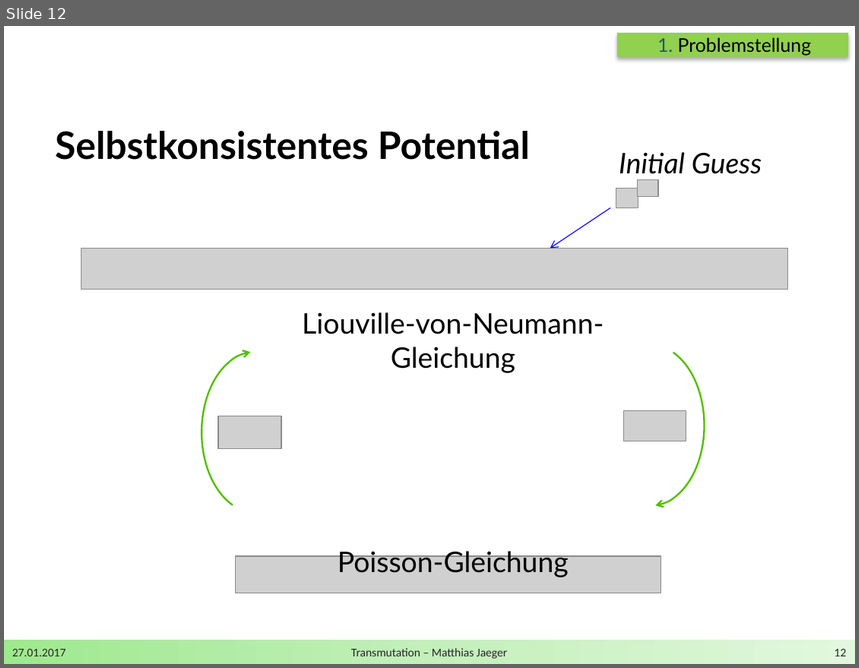
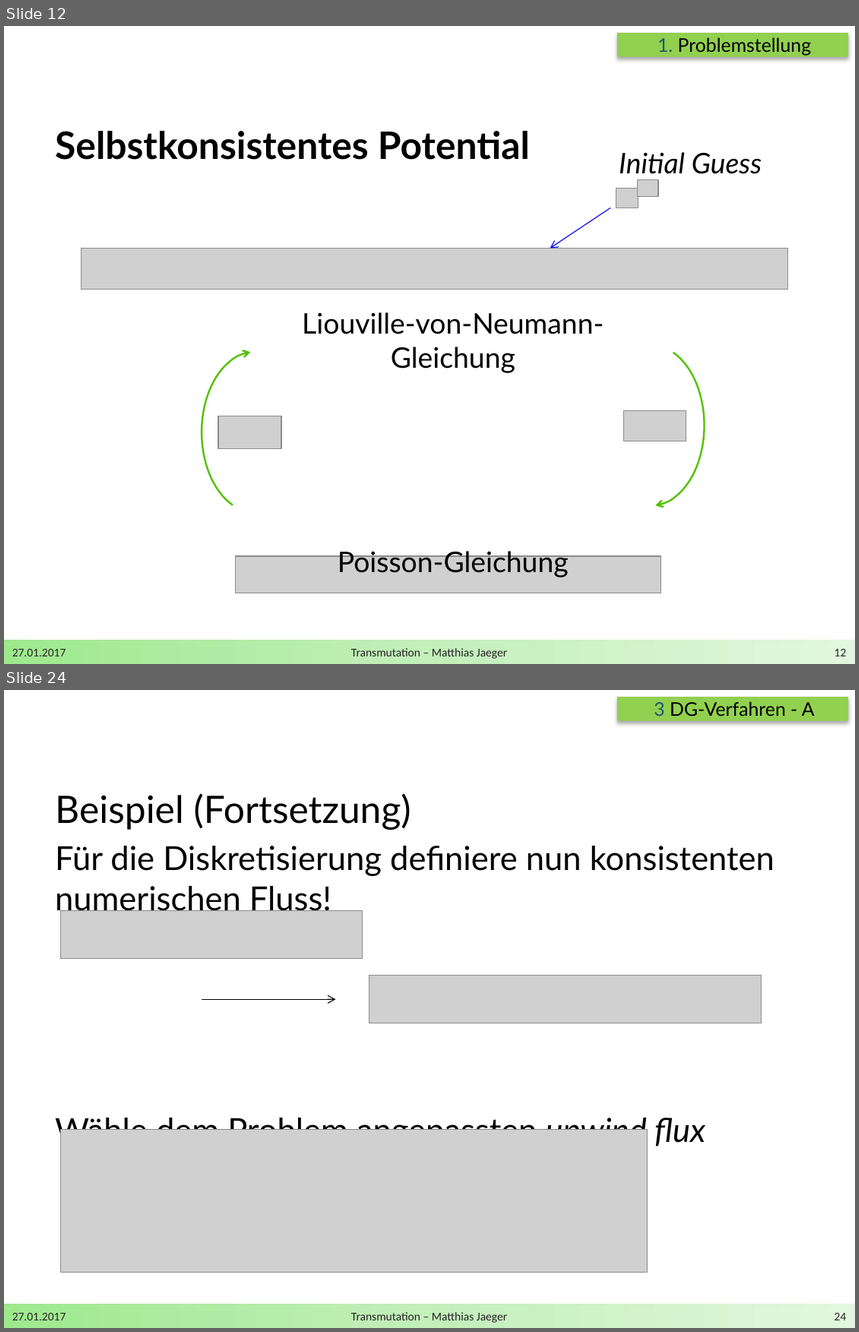
Before and after one commit to DerKleineGauss/Masterarbeit, a slide deck: Zwischenvortrag/Präsentation.pptx. Shown one above the other, each under a label of ours: slide 12 before the commit, slides 12 and 24 after it; the slides between them are not shown. The pictures are 859x668 and 859x1332 pixels, drawn with LibreOffice and Linux fonts; fonts in the diff are those of the drawing; grey boxes stand for pictures; background and template pictures are left out. Boxes give left, top, right and bottom in pixels: in the first picture for what was removed or moved away, otherwise in the second. Text is boxed around its words. In the diff, an @@ line names an element or a change of style, - is before the commit and + after.

```diff
--- a/Zwischenvortrag/Präsentation.pptx
+++ b/Zwischenvortrag/Präsentation.pptx
@@ slide 24 added at (x1=4, y1=690, x2=855, y2=1328), background #FFFFFF; not listed: 1 template element that a slide beside it also shows @@
@@ rectangle added at (x1=617, y1=697, x2=848, y2=721), fill #92D050 @@
@@ text added at (x1=654, y1=701, x2=815, y2=716), 16 pt, text #000000 @@
+3 DG-Verfahren - A
@@ text added at (x1=55, y1=793, x2=775, y2=1148), 28 pt, text #000000 @@
+Beispiel (Fortsetzung)
+Für die Diskretisierung definiere nun konsistenten numerischen Fluss!
+Wähle dem Problem angepassten upwind flux
@@ picture added at (x1=61, y1=911, x2=363, y2=959) @@
@@ picture added at (x1=369, y1=976, x2=762, y2=1024) @@
@@ arrow added from (202, 1000) to (336, 1000), #000000 0.75 pt @@
@@ picture added at (x1=61, y1=1130, x2=648, y2=1273) @@
@@ text added at (x1=12, y1=1313, x2=66, y2=1321), 10 pt, text #262626 @@
+27.01.2017
@@ text added at (x1=351, y1=1312, x2=507, y2=1323), 10 pt, text #262626 @@
+Transmutation – Matthias Jaeger
@@ page number added at (x1=835, y1=1313, x2=847, y2=1321), 10 pt, text #262626 @@
+24
```
Also in this commit, not shown: 12 slides changed, 5 other slides added, 2 other files.
